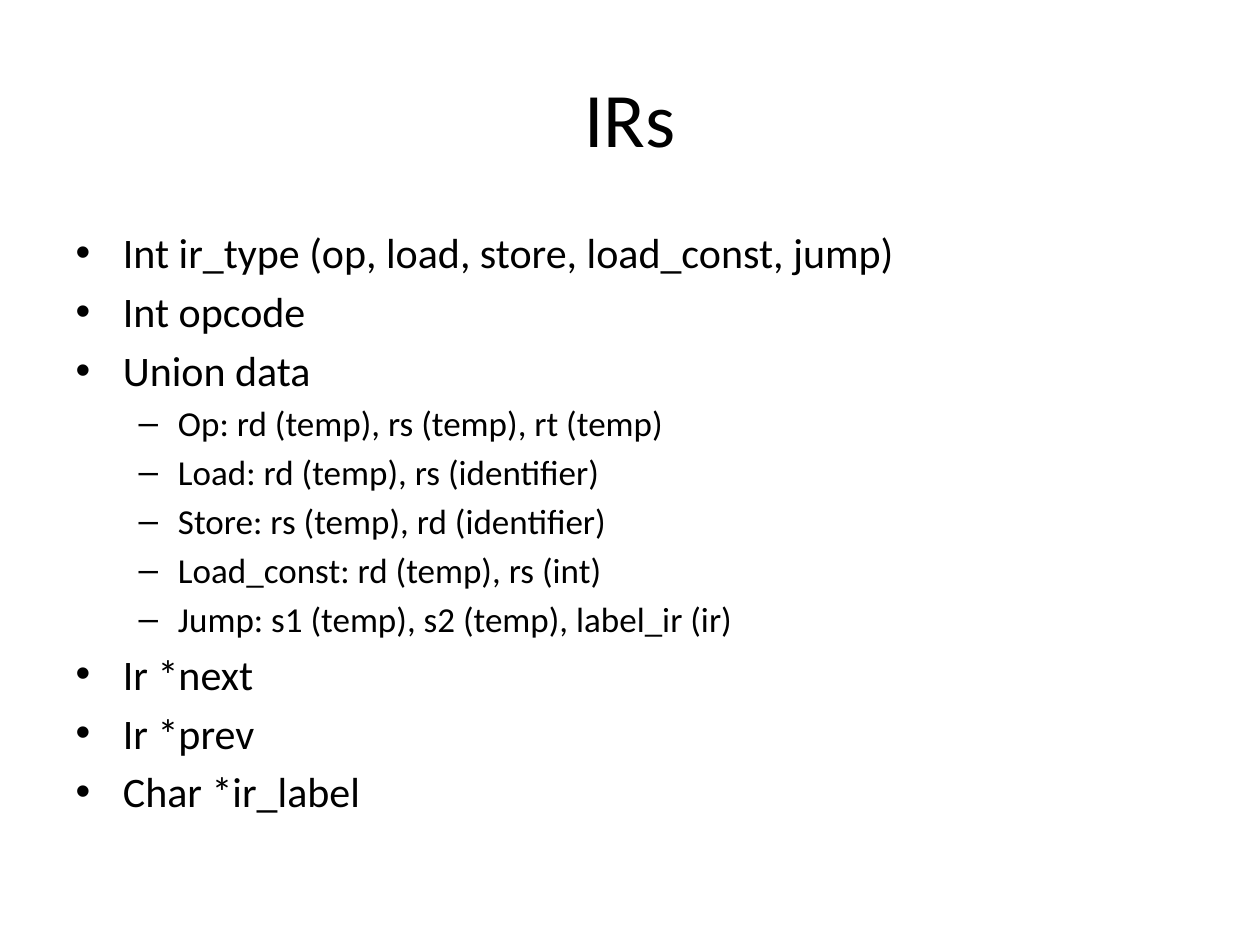
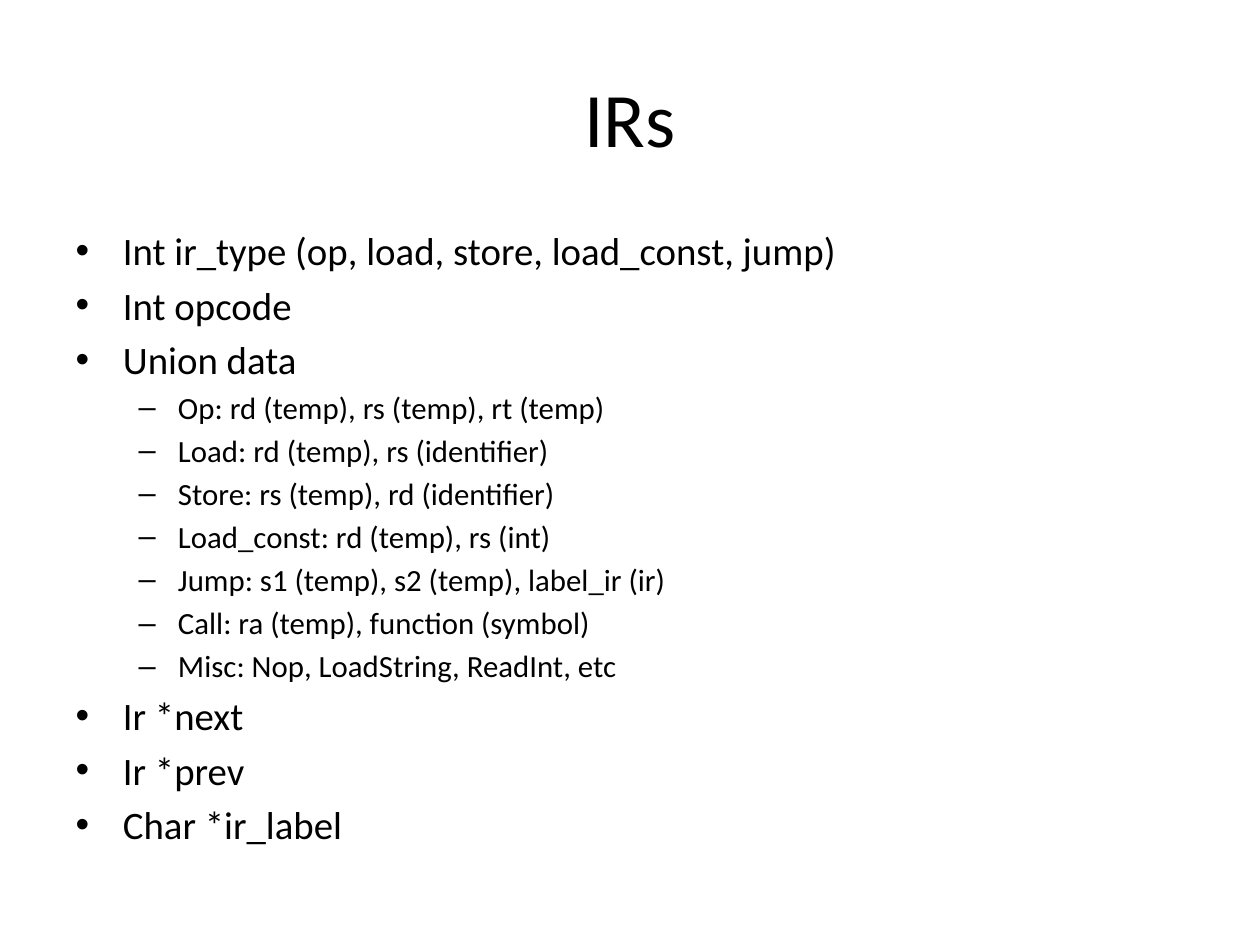
Before and after one commit to linhb/C-Compiler, a slide deck: slide 4 of Archives/Compiler final presentation.pptx. Drawn at 1260x945 pixels with LibreOffice and Linux fonts; fonts in the diff are those of the drawing. Boxes give left, top, right and bottom in pixels: in the first picture for what was removed or moved away, otherwise in the second. Text is boxed around its words. In the diff, an @@ line names an element or a change of style, - is before the commit and + after.

Commit message:
fixed function entry but need to fix returning from if statement

```diff
--- a/Archives/Compiler final presentation.pptx
+++ b/Archives/Compiler final presentation.pptx
@@ text at (123,236,836,845): size 24 to 22.2 pt in "Int ir_type (op, load, store, load_const, jump)", "Int opcode", "Union data", "Ir *next" and 2 more places; size 20 to 17.6 pt in "Op: rd (temp), rs (temp), rt (temp)", "Load: rd (temp), rs (identifier)", "Store: rs (temp), rd (identifier)", "Load_const: rd (temp), rs (int)" and 1 more places @@
@@ text at (178,611,616,683): paragraphs added @@
+  – Call: ra (temp), function (symbol)
+  – Misc: Nop, LoadString, ReadInt, etc
```
Also in this commit, not shown: 16 other files.
